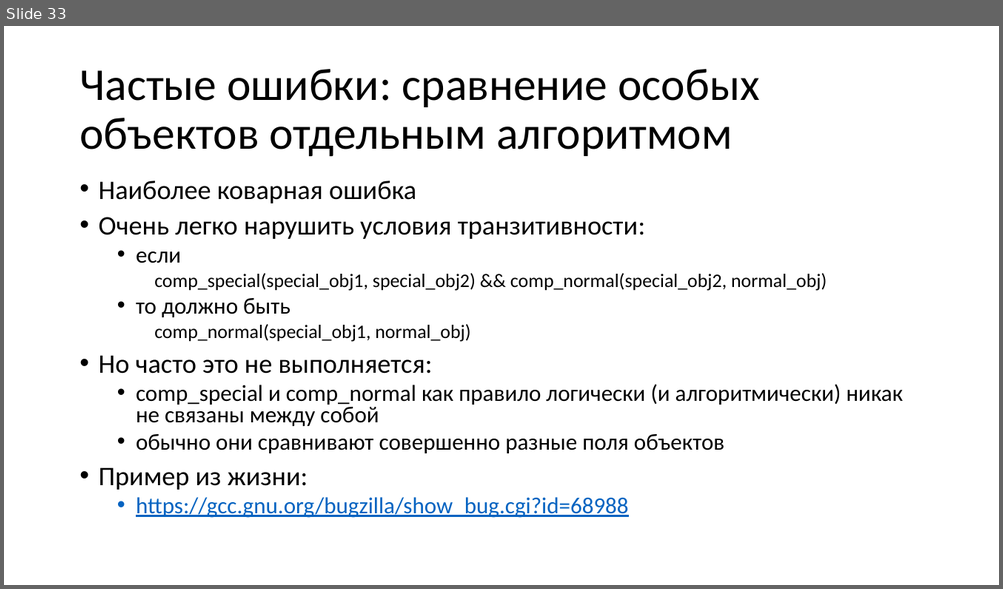
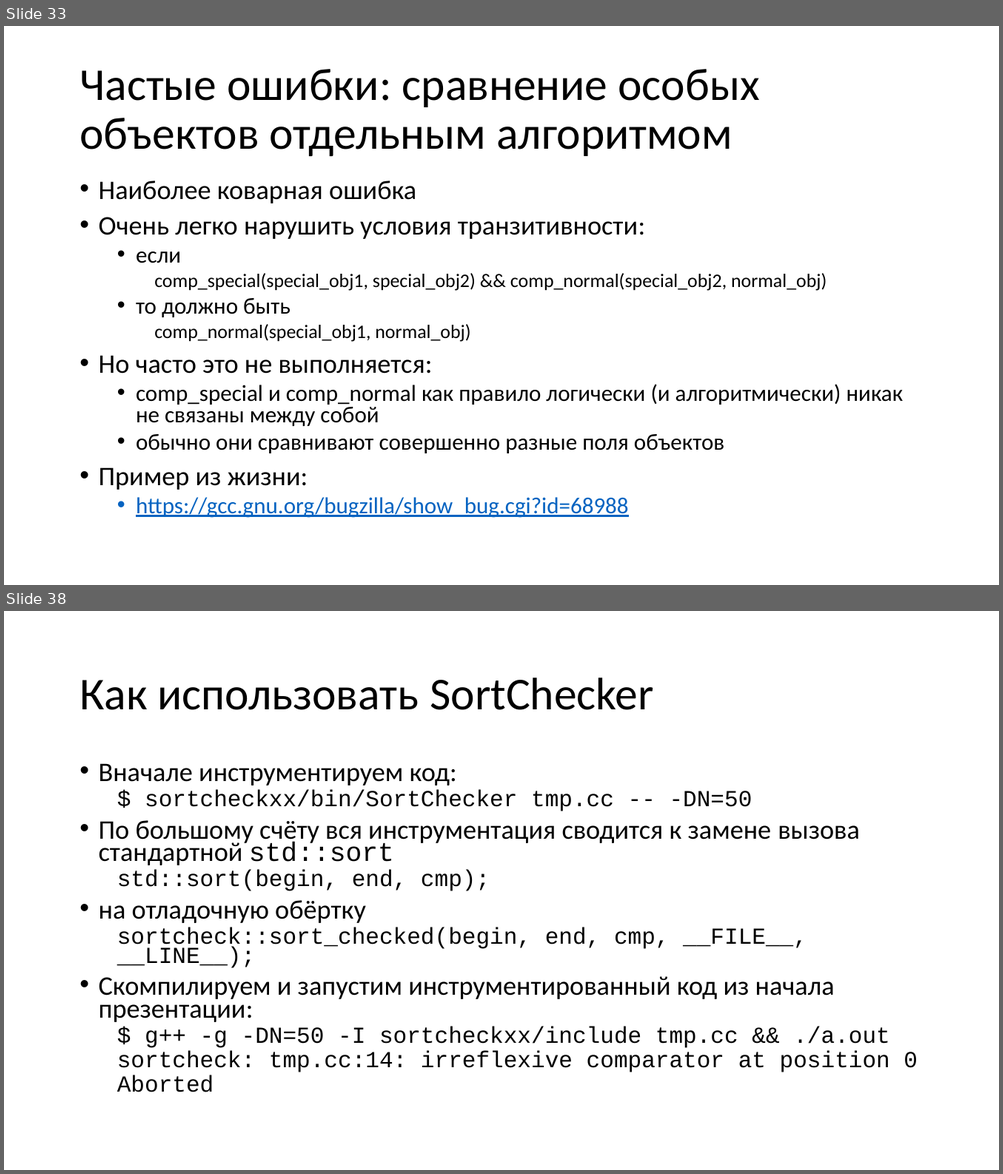
Before and after one commit to yugr/CppRussia, a slide deck: 2023/RU.pptx. Shown one above the other, each under a label of ours: slide 33 before the commit, slides 33 and 38 after it; the slides between them are not shown. The pictures are 1003x589 and 1003x1174 pixels, drawn with LibreOffice and Linux fonts; fonts in the diff are those of the drawing. Boxes give left, top, right and bottom in pixels: in the first picture for what was removed or moved away, otherwise in the second. Text is boxed around its words. In the diff, an @@ line names an element or a change of style, - is before the commit and + after.

```diff
--- a/2023/RU.pptx
+++ b/2023/RU.pptx
@@ slide 38 added at (4, 611, 999, 1170), background #FFFFFF @@
@@ title added at (79, 678, 654, 710), 44 pt, text #000000 @@
+Как использовать SortChecker
@@ text added at (99, 763, 917, 1093), 22.2 pt, text #000000 @@
+• Вначале инструментируем код:
+  $ sortcheckxx/bin/SortChecker tmp.cc -- -DN=50
+• По большому счёту вся инструментация сводится к замене вызова стандартной std::sort
+  std::sort(begin, end, cmp);
+• на отладочную обёртку
+  sortcheck::sort_checked(begin, end, cmp, __FILE__, __LINE__);
+• Скомпилируем и запустим инструментированный код из начала презентации:
+  $ g++ -g -DN=50 -I sortcheckxx/include tmp.cc && ./a.out
+  sortcheck: tmp.cc:14: irreflexive comparator at position 0
+  Aborted
```
Also in this commit, not shown: 1 slide changed, 10 other slides added, 1 other file.
